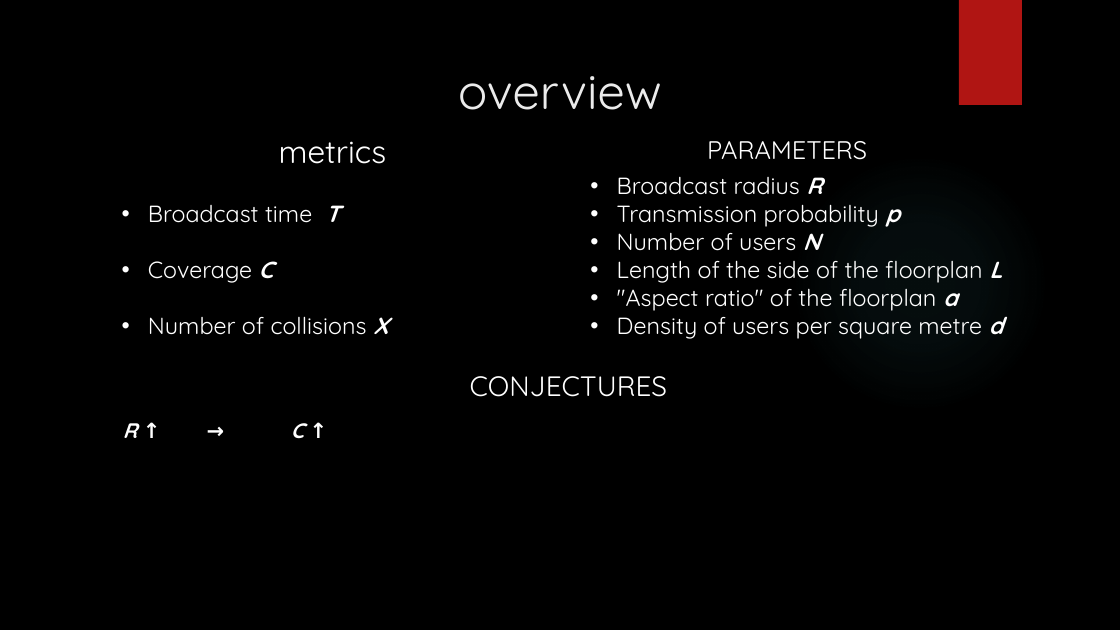
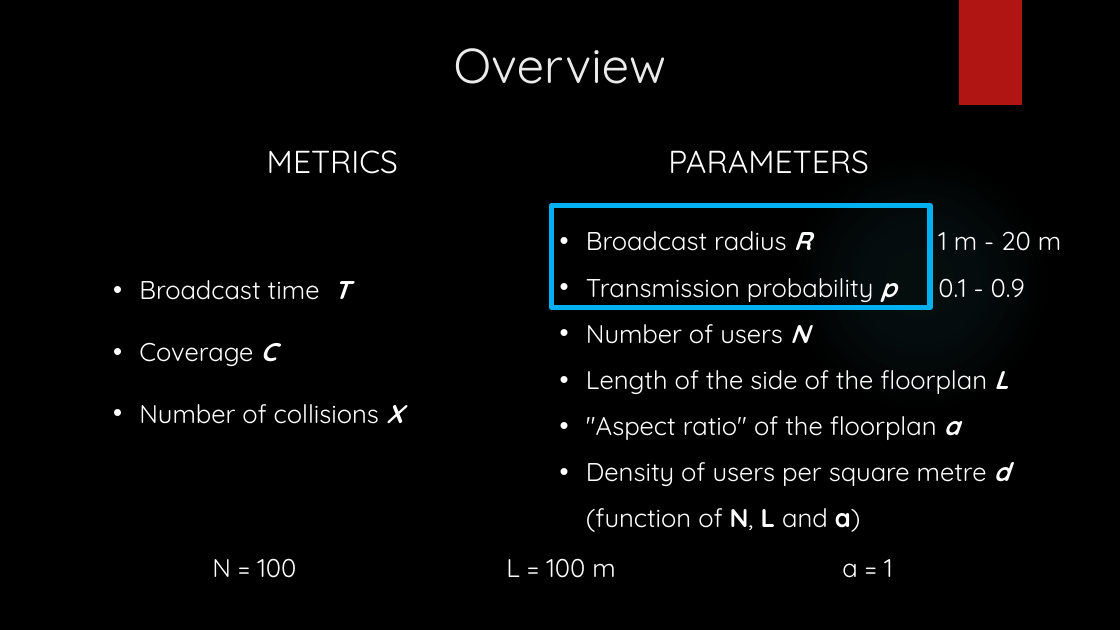
Before and after one commit to MPinna/epidemic_broadcast, a slide deck: slide 3 of documentation/powerpoint/epidemic_broadcast.pptx. Drawn at 1120x630 pixels with LibreOffice and Linux fonts; fonts in the diff are those of the drawing; background and template pictures are left out. Boxes give left, top, right and bottom in pixels: in the first picture for what was removed or moved away, otherwise in the second. Text is boxed around its words. In the diff, an @@ line names an element or a change of style, - is before the commit and + after.

```diff
--- a/documentation/powerpoint/epidemic_broadcast.pptx
+++ b/documentation/powerpoint/epidemic_broadcast.pptx
@@ title at (454, 48, 666, 84): text changed @@
-overview
+Overview
@@ text "PARAMETERS" at (668, 150, 869, 174): vertical alignment middle to top @@
@@ text at (267, 150, 398, 174): text changed @@
-metrics
+METRICS
@@ text at (668, 150, 869, 174): text changed; text colour gradient #FFFFFF to #BFBFBF to #FFFFFF @@
-parameters
+PARAMETERS
@@ text "Broadcast radius R": place and size @@
-text "Broadcast radius R" at (617, 177, 1004, 339)
+text "Broadcast radius R" at (586, 231, 1010, 532)
@@ rectangle added at (551, 206, 930, 308), outline #00B0F0 4.5 pt @@
@@ text "Broadcast time T": place and size @@
-text "Broadcast time T" at (148, 205, 388, 335)
+text "Broadcast time T" at (139, 280, 403, 424)
@@ text "Broadcast time T" at (139, 280, 403, 424): size 20 to 22 pt @@
@@ text at (586, 231, 1008, 440): size 20 to 22 pt in "Broadcast radius R", "Transmission probability p", "Number of users N", "Length of the side of the floorplan ..." and 1 more places; line spacing 1 to 1.5 @@
@@ text added at (938, 231, 1061, 298), 22 pt, text #FFFFFF @@
+1 m - 20 m
+0.1 - 0.9
@@ text removed at (470, 376, 668, 397) @@
-CONJECTURES
@@ text removed at (123, 423, 304, 439) @@
-R ↑ → C ↑
@@ text at (586, 462, 1010, 532): text changed; size 20 to 22 pt @@
-• Density of users per square metre d
+• Density of users per square metre d (function of N, L and a)
@@ text added at (212, 558, 893, 578), 22 pt, text #FFFFFF @@
+N = 100 L = 100 m a = 1
```
Also in this commit, not shown: 3 other slides changed, 4 other files.
